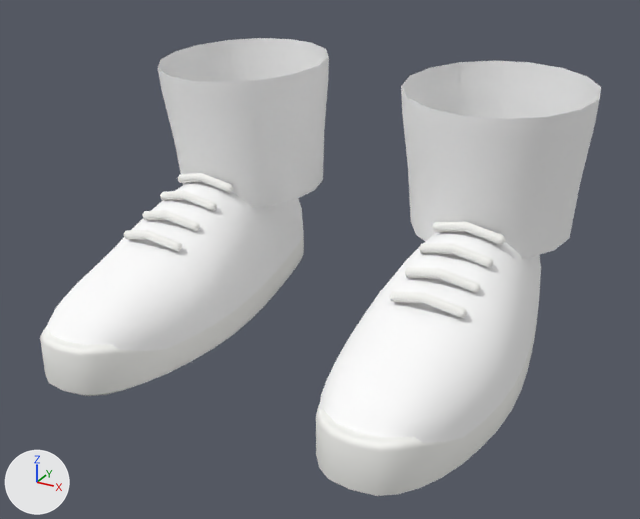
The glTF model modules/gamer-services/assets/avatars/v3/shoes_hightops.male.glb: old version first, new version second.
Before and after are seen from a 50 mm lens placed at (0.278, -0.561, 0.312), pointed at (0.011, -0.075, 0.069). The axes (+X, +Y, +Z) are drawn at lower left. The lights are the same throughout. The picture after the commit comes second. Vertices at exactly the same position are counted once.

In view in the first picture: 'shoes_hightops'.
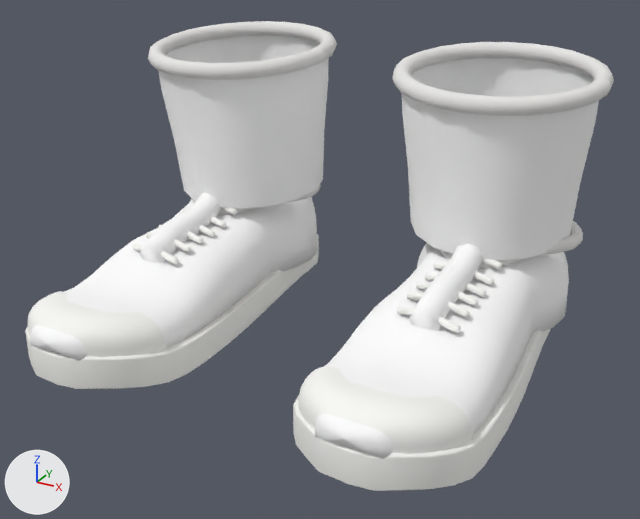
Boxes [x1, y1, x2, y2] around the edits, measured in the pictures (640 x 519 px):
'shoes_hightops', reshaped: before [40, 38, 601, 496]; after [25, 21, 614, 491]
part 1 of me_shoes_hightops, rebuilt (14% wider): before [319, 232, 541, 443]; after [315, 243, 569, 459]
part 2 of me_shoes_hightops, rebuilt (12% wider): before [47, 182, 303, 351]; after [30, 197, 317, 361]
part 3 of me_shoes_hightops, rebuilt: before [316, 294, 540, 496]; after [293, 328, 551, 491]
part 4 of me_shoes_hightops, rebuilt (11% wider, 7% shorter): before [40, 230, 304, 396]; after [25, 234, 319, 389]
part 5 of me_shoes_hightops, deleted: before [124, 173, 505, 318]
part 6 of me_shoes_hightops, added: after [397, 221, 583, 333]
part 7 of me_shoes_hightops, added: after [133, 184, 321, 264]
part 8 of me_shoes_hightops, built on: before [158, 38, 601, 145]; after [148, 21, 614, 145]
part 9 of me_shoes_hightops, added: after [298, 366, 472, 454]
part 10 of me_shoes_hightops, added: after [28, 291, 167, 357]

The change in detail:
Material 'shoes_hightops_2' (mat_shoes_hightops_2) is new.
Its base color is (0.95, 0.95, 0.92) (white #f9f9f6).
Its roughness is 0.9.
Material 'shoes_hightops_3' (mat_shoes_hightops_3) is new.
Its base color is (0.95, 0.95, 0.92) (white #f9f9f6).
Its roughness is 0.9.
me_shoes_hightops is used by ob_shoes_hightops; location (0.0, 0.0, 0.0).
me_shoes_hightops had 1254 vertices, 2328 faces and spanned x -0.166..0.166, y -0.21..0.08, z 0.0..0.186.
me_shoes_hightops now has 3384 vertices, 6504 faces and spans x -0.172..0.172, y -0.218..0.087, z 0.001..0.199.
me_shoes_hightops part 1: the loose piece of 289 vertices spanning x 0.052..0.156, y -0.21..0.08, z 0.02..0.102 is rebuilt with 502 vertices and now spans x 0.049..0.159, y -0.218..0.087, z 0.021..0.08.
me_shoes_hightops part 2: the loose piece of 289 vertices spanning x -0.156..-0.052, y -0.21..0.08, z 0.02..0.102 is rebuilt with 502 vertices and now spans x -0.159..-0.049, y -0.218..0.087, z 0.021..0.08.
me_shoes_hightops part 3: the loose piece of 146 vertices spanning x 0.052..0.156, y -0.21..0.08, z 0.0..0.038 is rebuilt with 162 vertices and now spans x 0.048..0.16, y -0.217..0.084, z 0.001..0.036, in mat_shoes_hightops_2 (white #f9f9f6).
me_shoes_hightops part 4: the loose piece of 146 vertices spanning x -0.156..-0.052, y -0.21..0.08, z 0.0..0.038 is rebuilt with 162 vertices and now spans x -0.16..-0.048, y -0.217..0.084, z 0.001..0.036, in mat_shoes_hightops_2 (white #f9f9f6).
me_shoes_hightops part 5: 8 loose pieces with 256 vertices, spanning x -0.127..0.129, y -0.118..-0.043, z 0.07..0.106, are deleted.
me_shoes_hightops part 6: 625 vertices added at x 0.043..0.165, y -0.117..0.087, z 0.049..0.096.
me_shoes_hightops part 7: 625 vertices added at x -0.165..-0.043, y -0.117..0.087, z 0.049..0.096.
me_shoes_hightops part 8: 32 vertices removed from x -0.166..0.166, y -0.058..0.074, z 0.177..0.186; 416 vertices added at x -0.172..0.172, y -0.065..0.08, z 0.178..0.199.
me_shoes_hightops part 9: 147 vertices added at x 0.052..0.156, y -0.211..-0.167, z 0.024..0.055.
me_shoes_hightops part 10: 147 vertices added at x -0.156..-0.052, y -0.211..-0.167, z 0.024..0.055.
me_shoes_hightops gains material mat_shoes_hightops_2 (white #f9f9f6).
me_shoes_hightops gains material mat_shoes_hightops_3 (white #f9f9f6).
